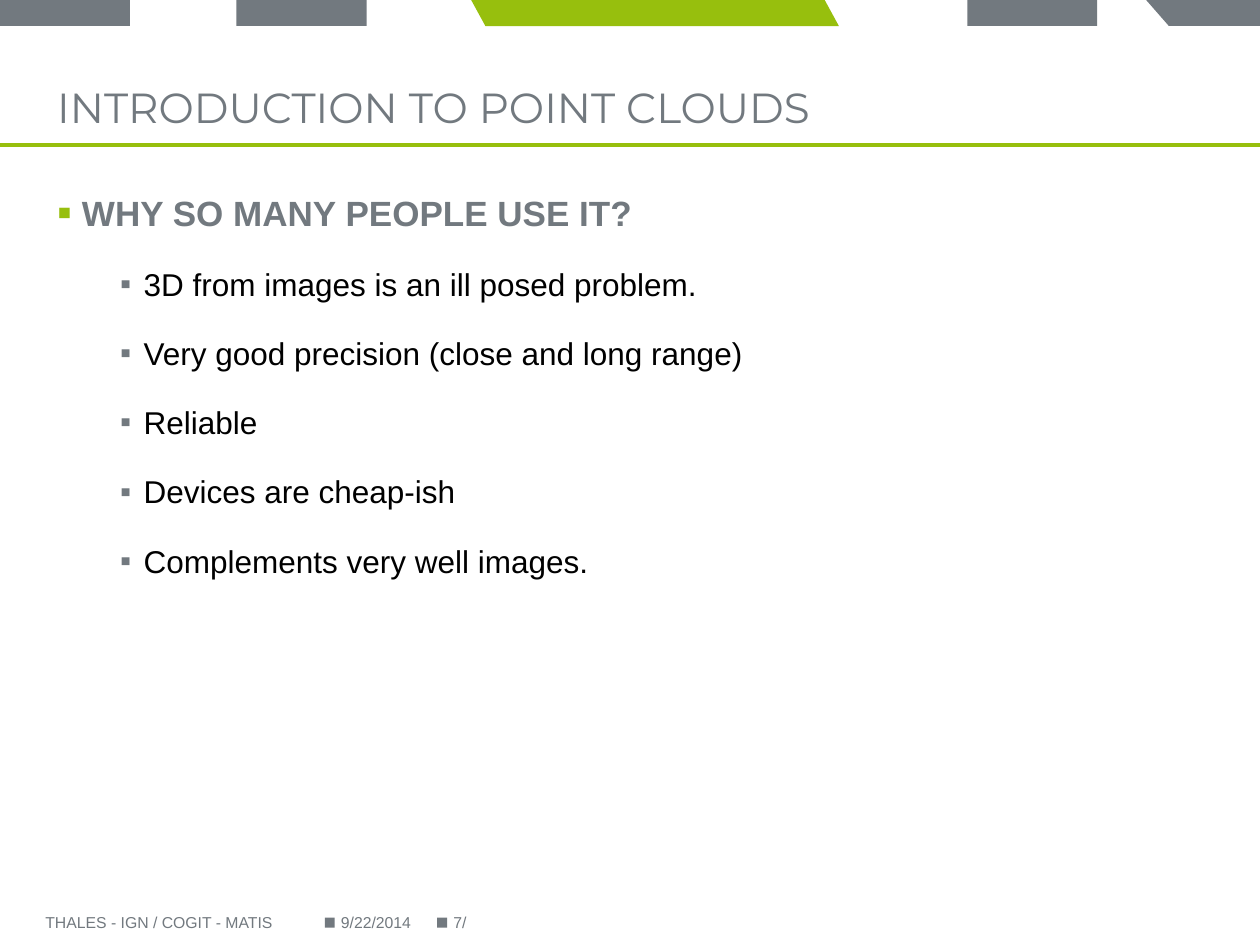
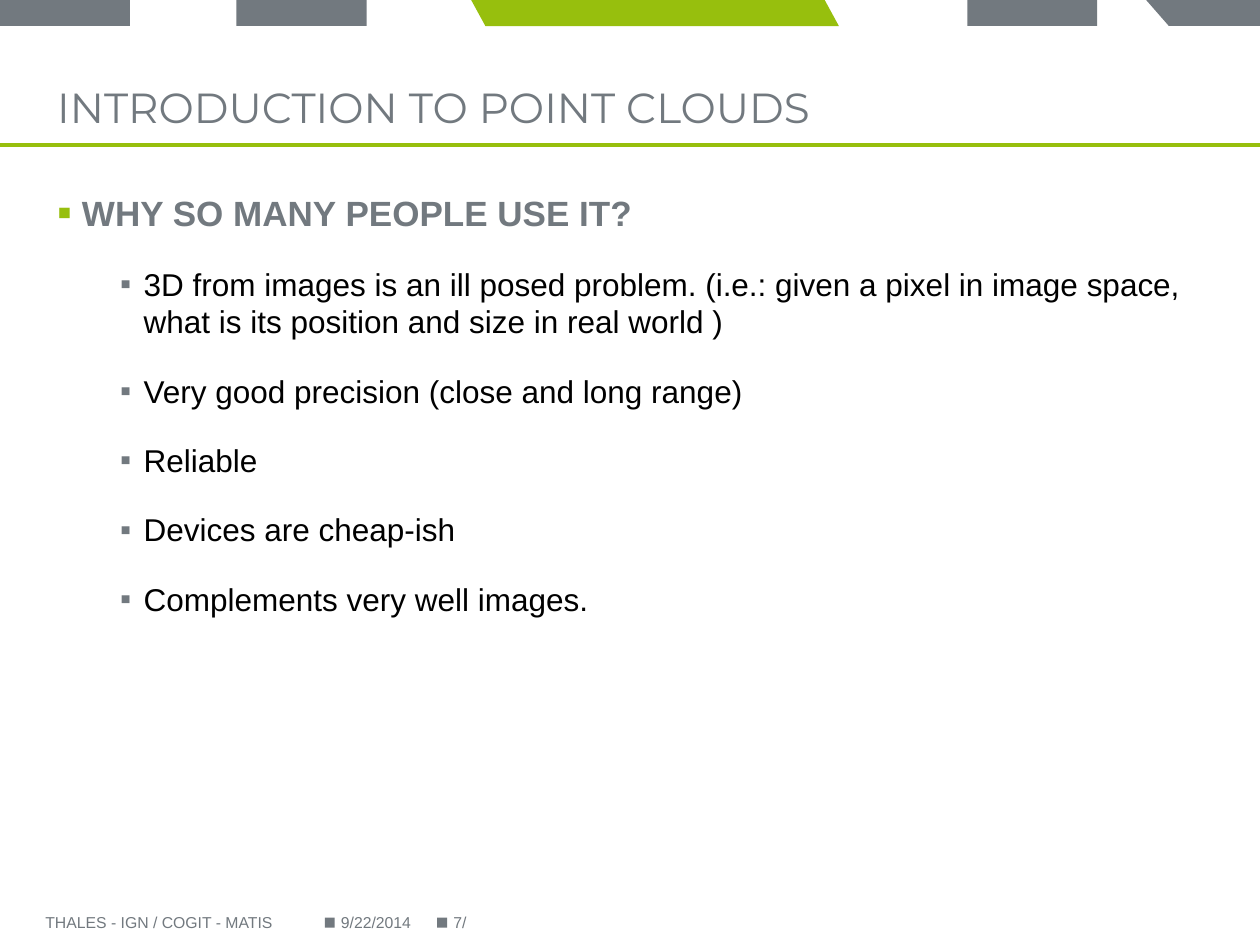
Before and after one commit to Remi-C/Postgres_Day_2014_10_RemiC, a slide deck: slide 7 of presentation_RCura.pptx. Drawn at 1260x945 pixels with LibreOffice and Linux fonts; fonts in the diff are those of the drawing; background and template pictures are left out. Boxes give left, top, right and bottom in pixels: in the first picture for what was removed or moved away, otherwise in the second. Text is boxed around its words. In the diff, an @@ line names an element or a change of style, - is before the commit and + after.

Commit message:
cleaned, completed up to why use pointcloud

```diff
--- a/presentation_RCura.pptx
+++ b/presentation_RCura.pptx
@@ text at [144,273,1180,339]: text changed @@
-  ▪ 3D from images is an ill posed problem.
+  ▪ 3D from images is an ill posed problem. (i.e.: given a pixel in image space, what is its position and size in real world )
```
Also in this commit, not shown: 11 other slides changed, 1 slide added.
